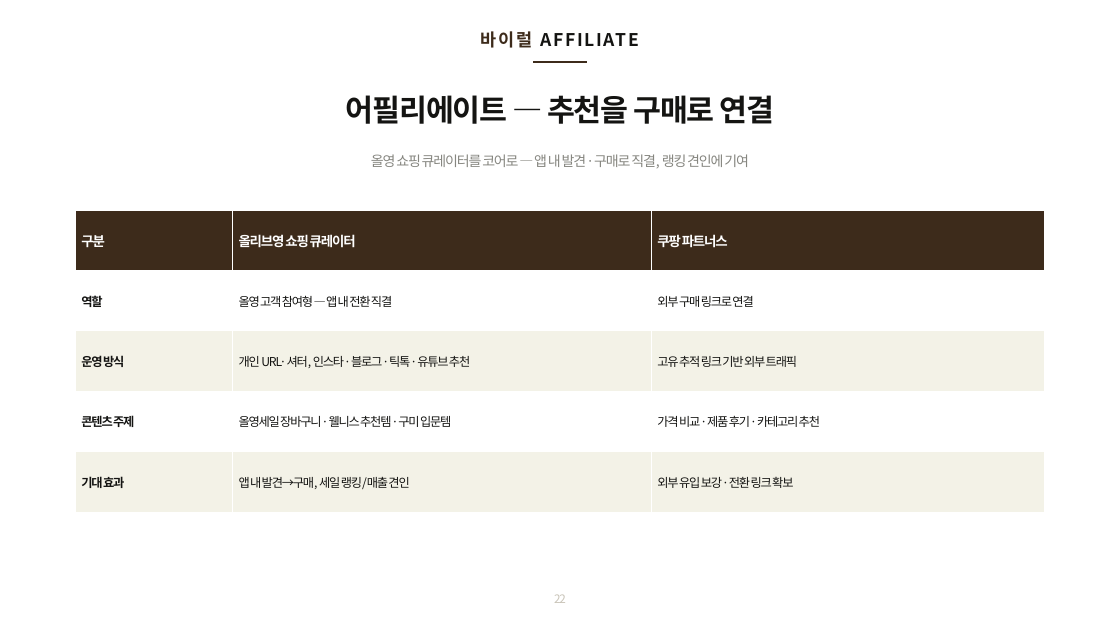
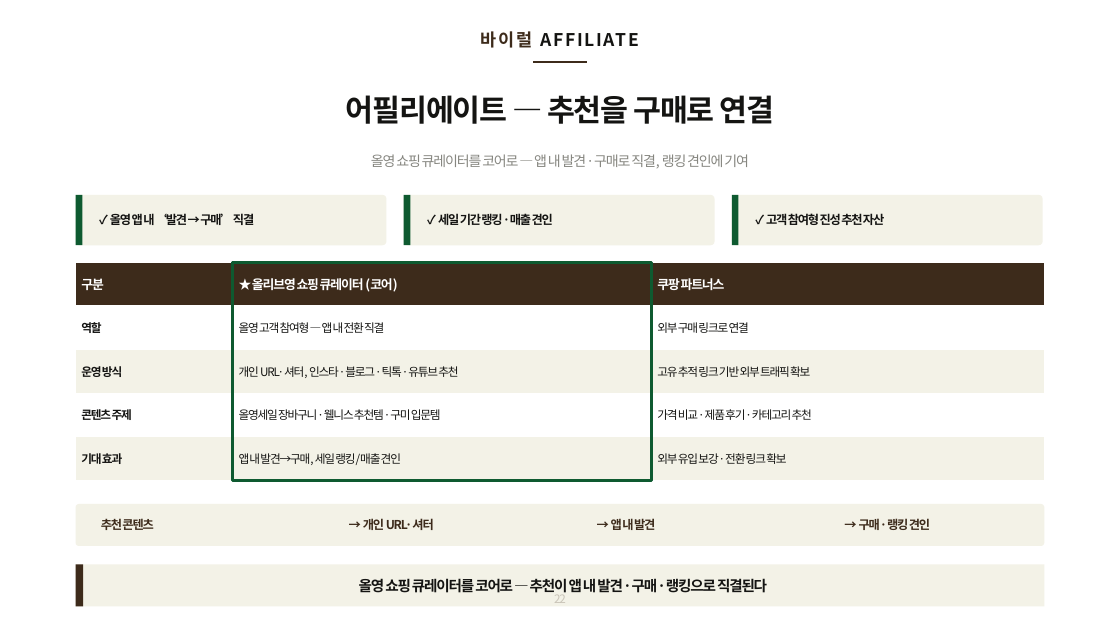
Before and after one commit to bat-han-26/oy_all-the-better_proposal, a slide deck: slide 22 of proposal/BAT_올리브영_2026_올더베러_마케팅제안_클린재설계_HAN.pptx. Drawn at 1120x630 pixels with LibreOffice and Linux fonts; fonts in the diff are those of the drawing. Boxes give left, top, right and bottom in pixels: in the first picture for what was removed or moved away, otherwise in the second. Text is boxed around its words. In the diff, an @@ line names an element or a change of style, - is before the commit and + after.

```diff
--- a/proposal/BAT_올리브영_2026_올더베러_마케팅제안_클린재설계_HAN.pptx
+++ b/proposal/BAT_올리브영_2026_올더베러_마케팅제안_클린재설계_HAN.pptx
@@ rounded rectangle added at box(76, 195, 386, 245), fill #F3F2E7 @@
@@ rectangle added at box(76, 195, 82, 245), fill #0E5A30 @@
@@ rounded rectangle added at box(403, 195, 714, 245), fill #F3F2E7 @@
@@ rectangle added at box(403, 195, 410, 245), fill #0E5A30 @@
@@ rounded rectangle added at box(732, 195, 1043, 245), fill #F3F2E7 @@
@@ rectangle added at box(732, 195, 739, 245), fill #0E5A30 @@
@@ text added at box(110, 213, 254, 225), 10.5 pt, text #141412, bold @@
+✓ 올영 앱 내 ‘발견 → 구매’ 직결
@@ text added at box(438, 213, 553, 225), 10.5 pt, text #141412, bold @@
+✓ 세일 기간 랭킹·매출 견인
@@ text added at box(766, 213, 884, 225), 10.5 pt, text #141412, bold @@
+✓ 고객 참여형 진성 추천 자산
@@ table at box(76, 262, 1044, 481) @@
-row 1, column 2: 올리브영 쇼핑 큐레이터
+row 1, column 2: ★ 올리브영 쇼핑 큐레이터 (코어)
-row 3, column 3: 고유 추적 링크 기반 외부 트래픽
+row 3, column 3: 고유 추적 링크 기반 외부 트래픽 확보
@@ size 11.5 to 11 pt in "구분", "쿠팡 파트너스" @@
@@ size 10.5 to 10 pt in "역할", "올영 고객 참여형 — 앱 내 전환 ...", "외부 구매 링크로 연결", "운영 방식" and 7 more places @@
@@ table: place and size @@
-table at box(76, 210, 1044, 513)
+table at box(76, 262, 1044, 481)
@@ rectangle added at box(233, 262, 652, 481), outline #0E5A30 2.5 pt @@
@@ rounded rectangle added at box(76, 504, 1044, 546), fill #F3F2E7 @@
@@ text added at box(101, 518, 153, 530), 10.5 pt, text #3D2B1B, bold @@
+추천 콘텐츠
@@ text added at box(363, 518, 434, 530), 10.5 pt, text #3D2B1B, bold @@
+→ 개인 URL·셔터
@@ text added at box(611, 518, 655, 530), 10.5 pt, text #3D2B1B, bold @@
+→ 앱 내 발견
@@ text added at box(859, 518, 930, 530), 10.5 pt, text #3D2B1B, bold @@
+→ 구매·랭킹 견인
@@ rectangle added at box(76, 565, 1044, 607), fill #F3F2E7 @@
@@ rectangle added at box(76, 565, 83, 607), fill #3D2B1B @@
@@ text added at box(359, 578, 767, 593), 12.5 pt, text #141412, bold @@
+올영 쇼핑 큐레이터를 코어로 — 추천이 앱 내 발견·구매·랭킹으로 직결된다
```
Also in this commit, not shown: 4 other slides changed, 2 other files.
